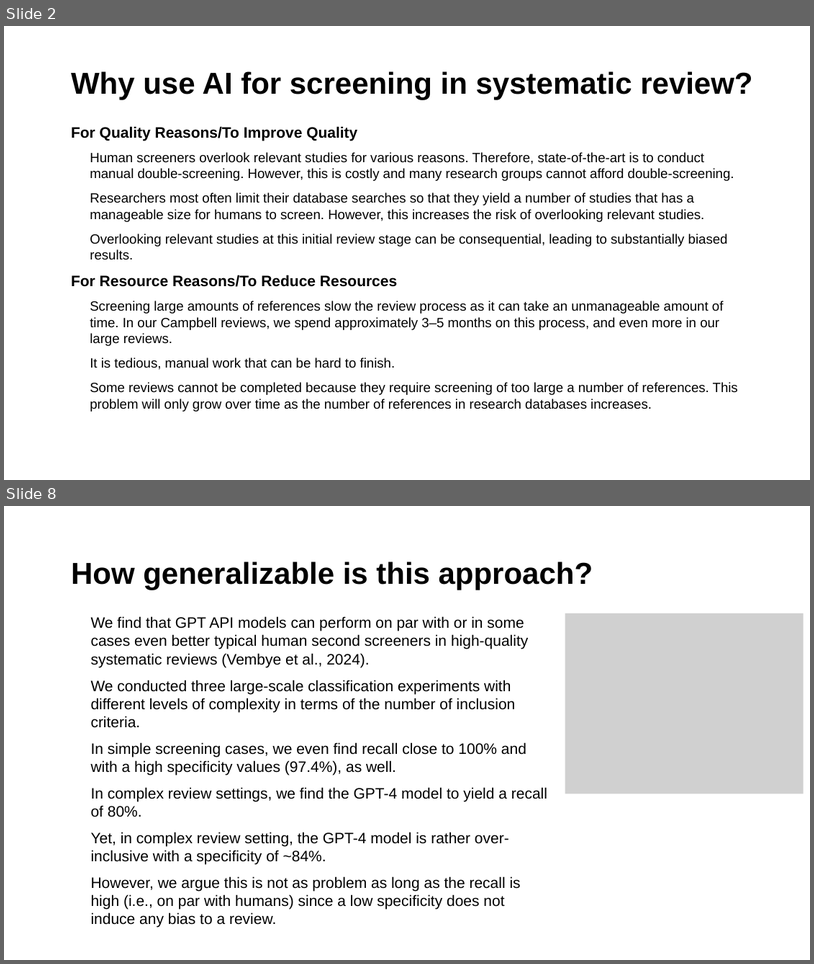
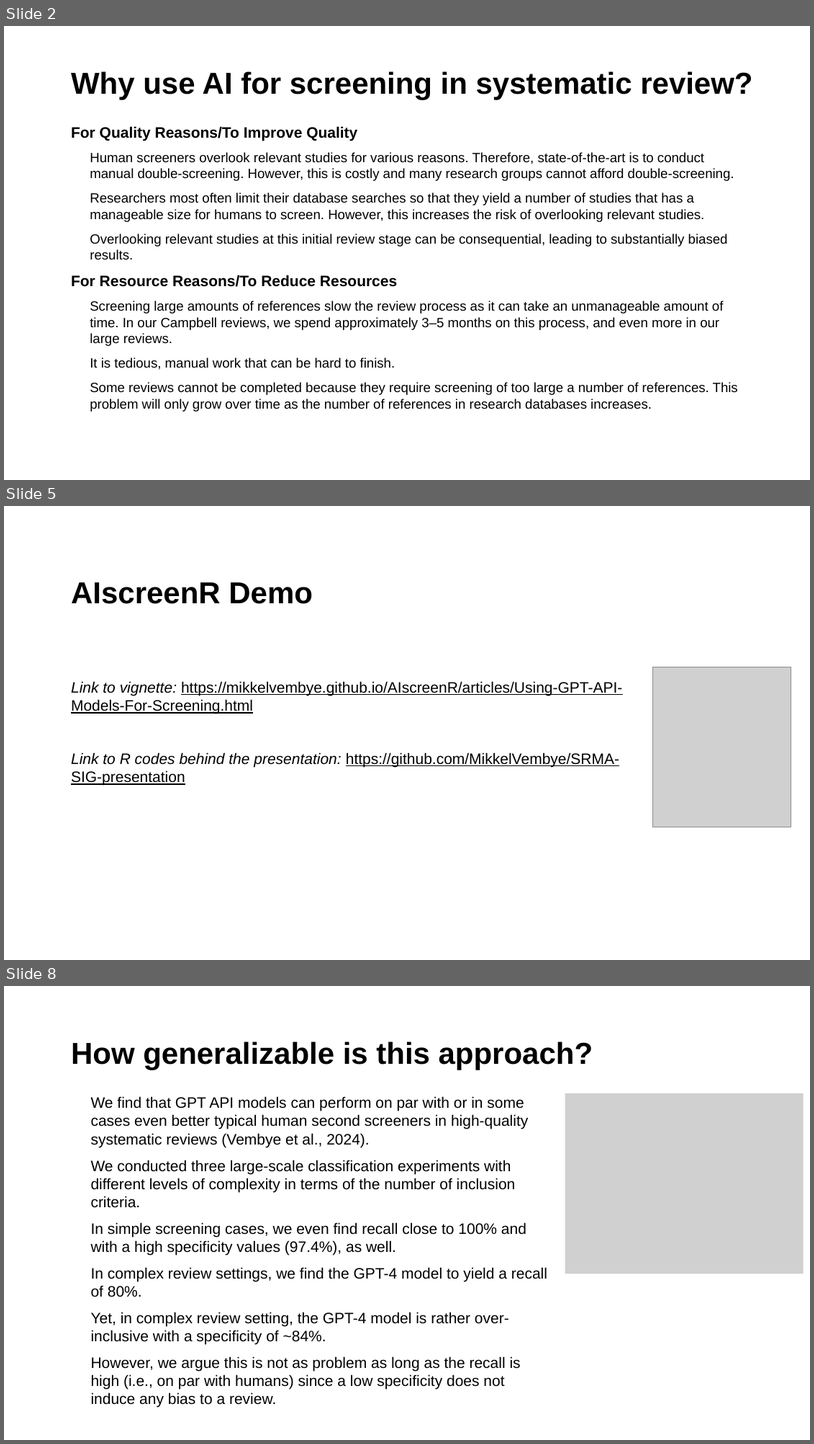
Before and after one commit to MikkelVembye/SRMA-SIG-presentation, a slide deck: SRMA SIG presentation 2024 .potx.pptx. Shown one above the other, each under a label of ours: slides 2 and 8 before the commit, slides 2, 5 and 8 after it; the slides between them are not shown. The pictures are 814x964 and 814x1444 pixels, drawn with LibreOffice and Linux fonts; fonts in the diff are those of the drawing; grey boxes stand for pictures; background and template pictures are left out. Boxes give left, top, right and bottom in pixels: in the first picture for what was removed or moved away, otherwise in the second. Text is boxed around its words. In the diff, an @@ line names an element or a change of style, - is before the commit and + after.

```diff
--- a/SRMA SIG presentation 2024 .potx.pptx
+++ b/SRMA SIG presentation 2024 .potx.pptx
@@ slide 5 added at bbox=[4, 506, 810, 960], background #FFFFFF @@
@@ title added at bbox=[71, 582, 313, 604], 36 pt, text #000000, bold @@
+AIscreenR Demo
@@ picture added at bbox=[653, 667, 792, 827] @@
@@ text added at bbox=[71, 681, 622, 785], 18 pt, text #000000, underline @@
+Link to vignette: https://mikkelvembye.github.io/AIscreenR/articles/Using-GPT-API-Models-For-Screening.html
+Link to R codes behind the presentation: https://github.com/MikkelVembye/SRMA-SIG-presentation
```
Also in this commit, not shown: 4 slides changed, 2 other slides added, 3 slides removed.
